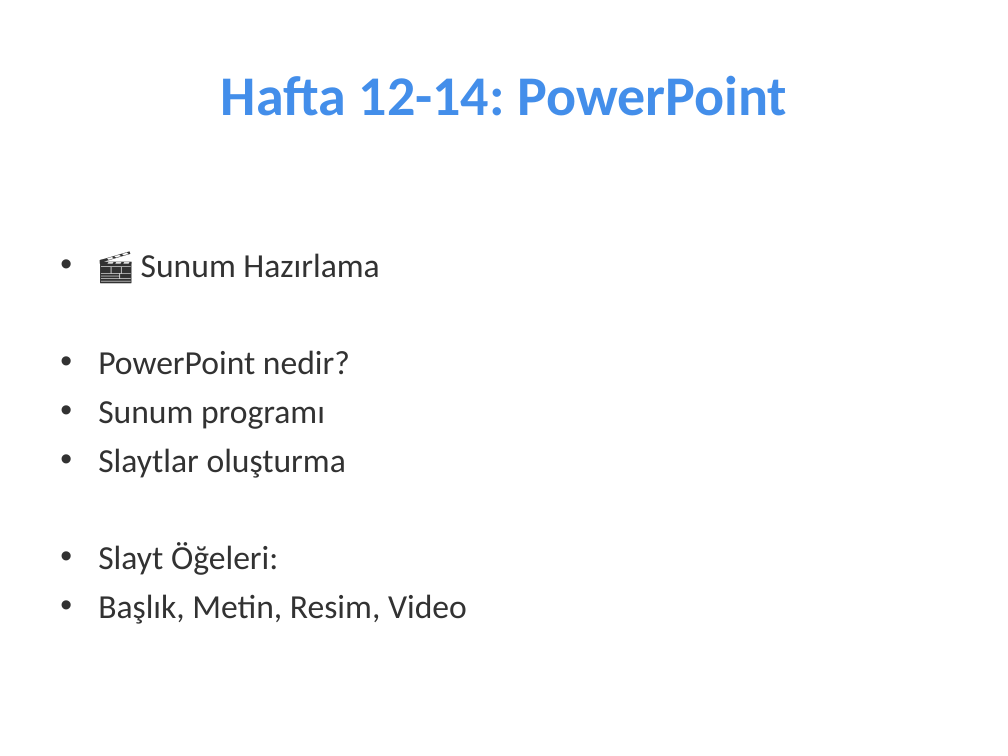
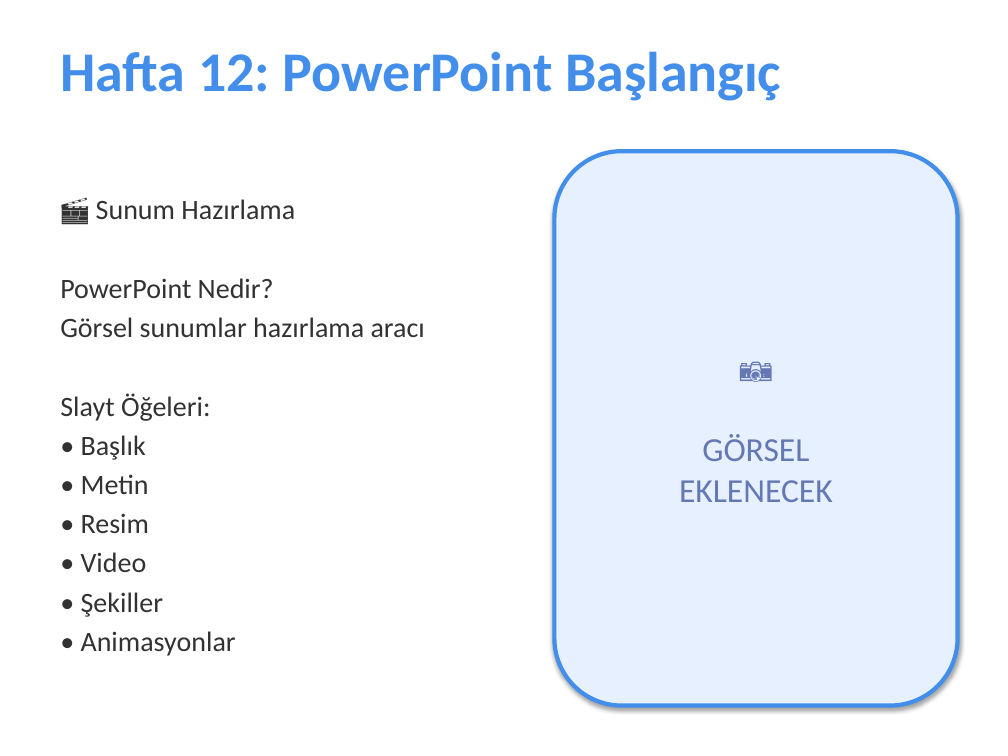
Before and after one commit to fikirkasi-arch/BST, a slide deck: slide 12 of sunumlar/5-SINIF-FULL-SUNUM.pptx (slide 13 before the commit). Drawn at 1008x756 pixels with LibreOffice and Linux fonts; fonts in the diff are those of the drawing. Boxes give left, top, right and bottom in pixels: in the first picture for what was removed or moved away, otherwise in the second. Text is boxed around its words. In the diff, an @@ line names an element or a change of style, - is before the commit and + after.

```diff
--- a/sunumlar/5-SINIF-FULL-SUNUM.pptx
+++ b/sunumlar/5-SINIF-FULL-SUNUM.pptx
@@ text "Hafta 12: PowerPoint Başlangıç" at (x1=60, y1=51, x2=781, y2=101): vertical alignment middle to top @@
@@ text at (x1=60, y1=51, x2=781, y2=101): text changed @@
-Hafta 12-14: PowerPoint
+Hafta 12: PowerPoint Başlangıç
@@ text "🎬 Sunum Hazırlama" moved from (x1=98, y1=253, x2=467, y2=624) to (x1=60, y1=199, x2=425, y2=656) @@
@@ rounded rectangle added at (x1=554, y1=151, x2=958, y2=706), fill #E6F0FF, outline #438EEA 3 pt, 24 pt, text #6478B4 @@
+📷
+GÖRSEL
+EKLENECEK
@@ text at (x1=60, y1=199, x2=295, y2=421): size 24 to 20 pt in "🎬 Sunum Hazırlama", "Slayt Öğeleri:"; bullet • to none; less space between paragraphs @@
@@ text at (x1=60, y1=278, x2=425, y2=337): text changed; size 24 to 20 pt @@
-• PowerPoint nedir?
-• Sunum programı
-• Slaytlar oluşturma
+PowerPoint Nedir?
+Görsel sunumlar hazırlama aracı
@@ text at (x1=81, y1=435, x2=236, y2=656): text changed; size 24 to 20 pt @@
-• Başlık, Metin, Resim, Video
+• Başlık
+• Metin
+• Resim
+• Video
+• Şekiller
+• Animasyonlar
```
Also in this commit, not shown: 20 other slides changed, 7 slides added, 14 slides removed, 3 other files.
